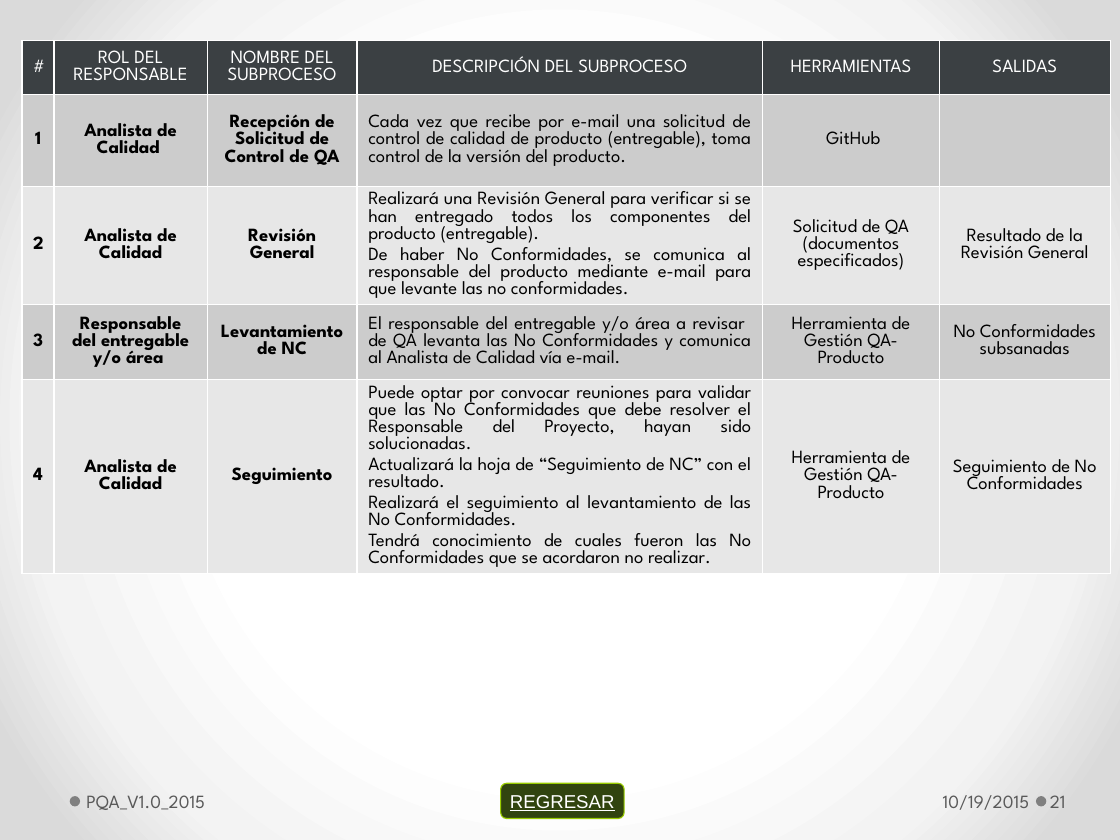
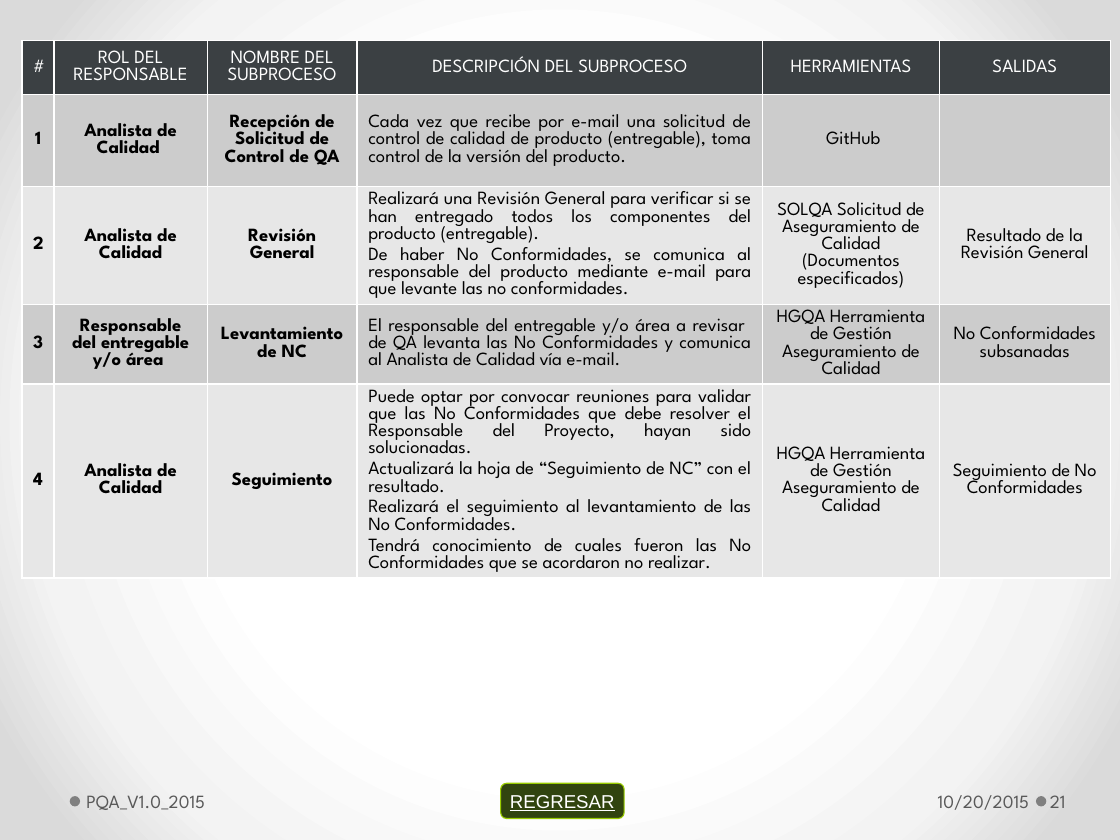
Before and after one commit to lowrider80/UTP-GPS-ALARM, a slide deck: slide 21 of Area_de_Proceso-_PPQA/PQA/PQA_V1.0_2015.pptx. Drawn at 1120x840 pixels with LibreOffice and Linux fonts; fonts in the diff are those of the drawing. Boxes give left, top, right and bottom in pixels: in the first picture for what was removed or moved away, otherwise in the second. Text is boxed around its words. In the diff, an @@ line names an element or a change of style, - is before the commit and + after.

Commit message:
Plan de Gestión de Aseguramiento de Calidad

```diff
--- a/Area_de_Proceso-_PPQA/PQA/PQA_V1.0_2015.pptx
+++ b/Area_de_Proceso-_PPQA/PQA/PQA_V1.0_2015.pptx
@@ table at [22, 40, 1111, 764] @@
-row 3, column 5: Solicitud de QA (documentos especificados)
+row 3, column 5: SOLQA Solicitud de Aseguramiento de Calidad (Documentos especificados)
-row 4, column 5: Herramienta de Gestión QA-Producto
+row 4, column 5: HGQA Herramienta de Gestión Aseguramiento de Calidad
-row 5, column 5: Herramienta de Gestión QA-Producto
+row 5, column 5: HGQA Herramienta de Gestión Aseguramiento de Calidad
@@ text at [938, 795, 1029, 810]: text changed @@
-10/19/2015
+10/20/2015
```
Also in this commit, not shown: 28 other slides changed.
